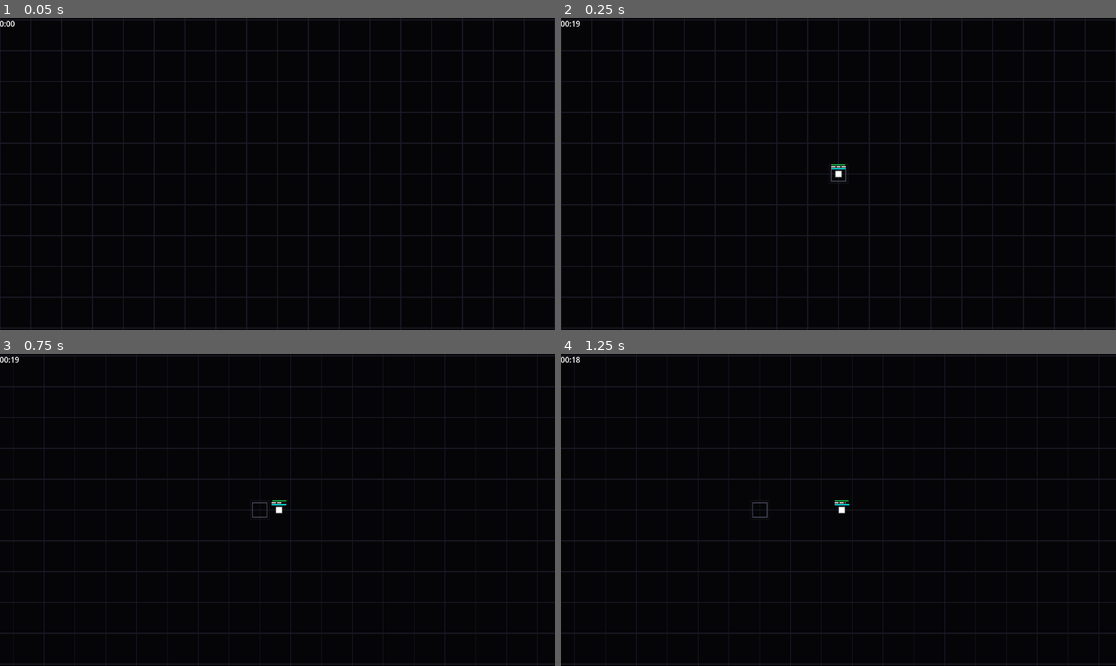
Above: before the commit, frames 1-4 (two rows, left to right).
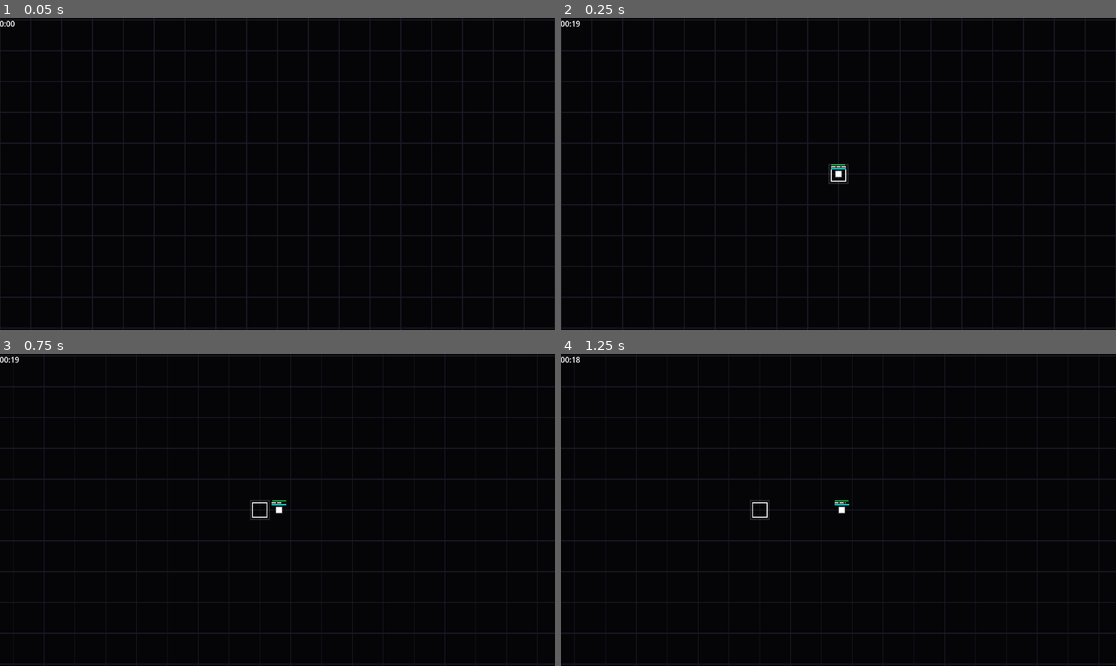
Above: after the commit, the same moments.

Repository: AnonymousXavier/ink-void
Game: Godot game, scene res://Scenes/world.tscn
The game is run twice, just before and just after one commit, with the same random seed, the same clock (stepped at 60 frames per second) and the same inputs. This scene is started directly instead of the project's main scene.
Inputs (mouse positions are in pixels of both pictures, inside the frame that each line leads up to):
- Up to frame 1 (0.05 s): no input
- Up to frame 2 (0.25 s): no input
- Up to frame 3 (0.75 s): tap Enter at 0.5 s; move the mouse to (399, 494) at 0.52 s; hold Right (right) from 0.53 s (still down); hold Space (parry) from 0.53 s (still down); tap Shift (dash) at 0.6 s; click (399, 494) at 0.67 s
- Up to frame 4 (1.25 s): keep holding Right (right); keep holding Space (parry)

Frame 1 is identical in both runs. In frame 2, less than 0.1% of the frame differs, in the area x 48-52%, y 46-54%; in frame 3, less than 0.1%; in frame 4, less than 0.1%, in the area x 34-38%, y 46-54%.

Commit message:
Rendering Redesign and Souls implementation

Diff:
--- a/AutoLoads/Cache.gd
+++ b/AutoLoads/Cache.gd
@@ -3,72 +3,39 @@
 var is_ready: bool
 
 # RENDERING DATA
-@onready var render_info: Dictionary[Enums.ENTITY_TYPES, RenderProfile]
 @onready var textures_dict: Dictionary[Enums.ENTITY_TYPES, ImageTexture]
-@onready var frozen_textures_dict: Dictionary[Enums.ENTITY_TYPES, ImageTexture]
+@onready var base_colors: Dictionary[Enums.ENTITY_TYPES, Color]
 
 const UPGRADE_CARD_SCENE = preload("uid://du424w1sbe728")
 
 func _ready() -> void:
-	render_info = {
-		# NORMAL ENEMY: Hollow, aggressive neon crimson.
-		Enums.ENTITY_TYPES.NORMAL_ENEMY: ImageGenerator.create_render_profile(
-			Enums.SHAPE_TYPES.CIRCLE, 6, Color("ff2244"), Constants.TILE_SIZE * 0.8, Constants.TILE_SIZE * 0.8, true
-		),
-
-		# THE MISSING ENEMIES
-		# TANK ENEMY: Wrap the 1.2 scale in int() to prevent canvas corruption!
-		Enums.ENTITY_TYPES.TANK_ENEMY: ImageGenerator.create_render_profile(
-			Enums.SHAPE_TYPES.SQUARE, 0, Color("ff8800"), int(Constants.TILE_SIZE * 1.2), int(Constants.TILE_SIZE * 1.2), false
-		),
-		# SNIPER ENEMY: Swapped to CIRCLE in case ImageGenerator can't draw Triangles!
-		Enums.ENTITY_TYPES.SNIPER_ENEMY: ImageGenerator.create_render_profile(
-			Enums.SHAPE_TYPES.CIRCLE, 4, Color("aa22ff"), int(Constants.TILE_SIZE * 0.6), int(Constants.TILE_SIZE * 0.6), true
-		),
-
-		# PROJECTILES
-		Enums.ENTITY_TYPES.BULLET: ImageGenerator.create_render_profile(
-			Enums.SHAPE_TYPES.CIRCLE, 0, Color.WHITE, Constants.TILE_SIZE * 0.15, Constants.TILE_SIZE * 0.15, false
-		),
-
-		# PLAYER
-		Enums.ENTITY_TYPES.PLAYER: ImageGenerator.create_render_profile(
-			Enums.SHAPE_TYPES.SQUARE, 0, Color.WHITE, Constants.TILE_SIZE * 0.4, Constants.TILE_SIZE * 0.4, false
-		),
-
-		# UI
-		Enums.ENTITY_TYPES.CELL_HOVER_OVERLAY: ImageGenerator.create_render_profile(
-			Enums.SHAPE_TYPES.SQUARE, 4, Color("444455"), Constants.TILE_SIZE, Constants.TILE_SIZE, true
-		)
+	# 1. Define the true default colors of your entities here so Factories can read them!
+	base_colors = {
+		Enums.ENTITY_TYPES.NORMAL_ENEMY: Color("ff2244"),
+		Enums.ENTITY_TYPES.TANK_ENEMY: Color("ff8800"),
+		Enums.ENTITY_TYPES.SNIPER_ENEMY: Color("aa22ff"),
+		Enums.ENTITY_TYPES.BULLET: Color("ff0033"),
+		Enums.ENTITY_TYPES.PLAYER: Color.WHITE,
+		Enums.ENTITY_TYPES.CELL_HOVER_OVERLAY: Color("444455")
 	}
 
-	# Bake the active textures
+	# 2. Bake everything in pure Color.WHITE (The Modulate property will do the heavy lifting later)
+	var render_info = {
+		Enums.ENTITY_TYPES.NORMAL_ENEMY: ImageGenerator.create_render_profile(Enums.SHAPE_TYPES.CIRCLE, 6, Color.WHITE, int(Constants.TILE_SIZE * 0.8), int(Constants.TILE_SIZE * 0.8), true),
+		Enums.ENTITY_TYPES.TANK_ENEMY: ImageGenerator.create_render_profile(Enums.SHAPE_TYPES.SQUARE, 0, Color.WHITE, int(Constants.TILE_SIZE * 1.2), int(Constants.TILE_SIZE * 1.2), false),
+		Enums.ENTITY_TYPES.SNIPER_ENEMY: ImageGenerator.create_render_profile(Enums.SHAPE_TYPES.CIRCLE, 4, Color.WHITE, int(Constants.TILE_SIZE * 0.6), int(Constants.TILE_SIZE * 0.6), true),
+		Enums.ENTITY_TYPES.BULLET: ImageGenerator.create_render_profile(Enums.SHAPE_TYPES.CIRCLE, 0, Color.WHITE, int(Constants.TILE_SIZE * 0.15), int(Constants.TILE_SIZE * 0.15), false),
+		Enums.ENTITY_TYPES.PLAYER: ImageGenerator.create_render_profile(Enums.SHAPE_TYPES.SQUARE, 0, Color.WHITE, int(Constants.TILE_SIZE * 0.4), int(Constants.TILE_SIZE * 0.4), false),
+		Enums.ENTITY_TYPES.CELL_HOVER_OVERLAY: ImageGenerator.create_render_profile(Enums.SHAPE_TYPES.SQUARE, 4, Color.WHITE, Constants.TILE_SIZE, Constants.TILE_SIZE, true)
+	}
+
 	textures_dict = {
 		Enums.ENTITY_TYPES.NORMAL_ENEMY: await ImageGenerator.generate_texture_for(render_info[Enums.ENTITY_TYPES.NORMAL_ENEMY]),
-		Enums.ENTITY_TYPES.TANK_ENEMY: await ImageGenerator.generate_texture_for(render_info[Enums.ENTITY_TYPES.TANK_ENEMY]), # Added!
-		Enums.ENTITY_TYPES.SNIPER_ENEMY: await ImageGenerator.generate_texture_for(render_info[Enums.ENTITY_TYPES.SNIPER_ENEMY]), # Added!
+		Enums.ENTITY_TYPES.TANK_ENEMY: await ImageGenerator.generate_texture_for(render_info[Enums.ENTITY_TYPES.TANK_ENEMY]),
+		Enums.ENTITY_TYPES.SNIPER_ENEMY: await ImageGenerator.generate_texture_for(render_info[Enums.ENTITY_TYPES.SNIPER_ENEMY]),
 		Enums.ENTITY_TYPES.BULLET: await ImageGenerator.generate_texture_for(render_info[Enums.ENTITY_TYPES.BULLET]),
 		Enums.ENTITY_TYPES.CELL_HOVER_OVERLAY: await ImageGenerator.generate_texture_for(render_info[Enums.ENTITY_TYPES.CELL_HOVER_OVERLAY]),
 		Enums.ENTITY_TYPES.PLAYER: await ImageGenerator.generate_texture_for(render_info[Enums.ENTITY_TYPES.PLAYER])
 	}
 
-	var frozen_info = {
-		# Flat, dead gray for frozen entities
-		Enums.ENTITY_TYPES.NORMAL_ENEMY: ImageGenerator.create_render_profile(Enums.SHAPE_TYPES.CIRCLE, 6, Color(0.3, 0.3, 0.3), int(Constants.TILE_SIZE * 0.8), int(Constants.TILE_SIZE * 0.8), true),
-
-		# Wrapped in int() and swapped Sniper to CIRCLE
-		Enums.ENTITY_TYPES.TANK_ENEMY: ImageGenerator.create_render_profile(Enums.SHAPE_TYPES.SQUARE, 0, Color(0.3, 0.3, 0.3), int(Constants.TILE_SIZE * 1.2), int(Constants.TILE_SIZE * 1.2), false),
-		Enums.ENTITY_TYPES.SNIPER_ENEMY: ImageGenerator.create_render_profile(Enums.SHAPE_TYPES.CIRCLE, 4, Color(0.3, 0.3, 0.3), int(Constants.TILE_SIZE * 0.6), int(Constants.TILE_SIZE * 0.6), true),
-
-		Enums.ENTITY_TYPES.BULLET: ImageGenerator.create_render_profile(Enums.SHAPE_TYPES.CIRCLE, 0, Color.WHITE, int(Constants.TILE_SIZE * 0.15), int(Constants.TILE_SIZE * 0.15), false)
-	}
-
-	# Bake the frozen textures
-	frozen_textures_dict = {
-		Enums.ENTITY_TYPES.NORMAL_ENEMY: await ImageGenerator.generate_texture_for(frozen_info[Enums.ENTITY_TYPES.NORMAL_ENEMY]),
-		Enums.ENTITY_TYPES.TANK_ENEMY: await ImageGenerator.generate_texture_for(frozen_info[Enums.ENTITY_TYPES.TANK_ENEMY]), # Added!
-		Enums.ENTITY_TYPES.SNIPER_ENEMY: await ImageGenerator.generate_texture_for(frozen_info[Enums.ENTITY_TYPES.SNIPER_ENEMY]), # Added!
-		Enums.ENTITY_TYPES.BULLET: await ImageGenerator.generate_texture_for(frozen_info[Enums.ENTITY_TYPES.BULLET])
-	}
-
 	is_ready = true
--- a/AutoLoads/Factories.gd
+++ b/AutoLoads/Factories.gd
@@ -89,7 +89,7 @@
 
 	# Fetch the textures instantly without utilizing 'await' hooks
 	render_data.texture = Cache.textures_dict[type]
-	render_data.frozen_texture = Cache.frozen_textures_dict[type]
+	render_data.modulate = Cache.base_colors[type]
 
 	# Setup weapon fire cooldown loops based on archetype configs
 	var fire_rate = profile["fire_rate"] if "fire_rate" in profile else 1.0
@@ -177,7 +177,6 @@
 
 	renderingData.texture = Cache.textures_dict[Enums.ENTITY_TYPES.BULLET]
 	renderingData.modulate = bullet_color
-	renderingData.frozen_texture = Cache.frozen_textures_dict[Enums.ENTITY_TYPES.BULLET]
 
 	# Delete them
 	entity_manager.inactive_bullet_transform_components.erase(bullet_id)
--- a/Resources/RenderData.gd
+++ b/Resources/RenderData.gd
@@ -2,10 +2,8 @@
 class_name RenderingData
 
 var highted_texture: Texture2D
-
 var is_parry_highlighted: bool = false
 
 @export var texture: Texture2D
 @export var modulate: Color = Color.WHITE
-@export var frozen_texture: Texture2D
 @export var rendering_scale: Vector2 = Vector2.ONE
--- a/Systems/death_system.gd
+++ b/Systems/death_system.gd
@@ -17,15 +17,21 @@
 			if id in entity_manager.is_an_enemy:
 				var gold_data = entity_manager.gold_value_components.get(id)
 				if gold_data:
-					MetaEconomy.gold += gold_data.value
+					SceneInstances.entity_manager.bank_data.souls += gold_data.gold
 
 			# ==========================================
 			# 2. SPAWN BLOOD SPLATTER
 			# ==========================================
-			# Fetch the position BEFORE it gets deleted
+			# Fetch the position and render data BEFORE it gets deleted
 			var transform_data = entity_manager.transform_components.get(id)
+			var render_data = entity_manager.render_components.get(id)
+
 			if transform_data and SceneInstances.splatter_canvas:
-				SceneInstances.splatter_canvas.stamp(transform_data.position)
+				# If for some reason they lack a color, default to brutalist gray
+				var splatter_color = render_data.modulate if render_data else Color(0.5, 0.5, 0.5)
+
+				# Pass the color into our newly upgraded stamp function!
+				SceneInstances.splatter_canvas.stamp(transform_data.position, splatter_color)
 
 	# Run the cleanup sequence immediately after checking all events for this frame
 	if enemies_to_delete.size() > 0:
--- a/Systems/rendering_system.gd
+++ b/Systems/rendering_system.gd
@@ -39,21 +39,27 @@
 
 	for entity_id in entities_to_draw:
 		if entity_id not in SceneInstances.entity_manager.transform_components: continue
+
 		var render_data = SceneInstances.entity_manager.render_components[entity_id]
 		var transform_data = SceneInstances.entity_manager.transform_components[entity_id]
-		var core_color = render_data.modulate
 		var active_texture = render_data.texture
 
-		# If time is frozen, and this ISN'T the player...
+		if active_texture == null: continue
+
+		# ==========================================
+		# THE COLOR OVERRIDE PIPELINE
+		# ==========================================
+		var active_color = render_data.modulate # 1. Start with the entity's true color
+
+		# 2. Time Freeze Overrides Everything (Except Player)
 		if is_frozen and entity_id != player_id:
-			if render_data.frozen_texture:
-				active_texture = render_data.frozen_texture # Turn it dead gray!
-
-		if active_texture == null:
-			print("SYSTEM WARNING: Entity ID ", entity_id, " has no texture! Skipping render.", "Main Texture: ", render_data.texture)
-			continue
-
-		# Now draw using the active_texture (with the Double-Draw center math from before!)
+			active_color = Color(0.3, 0.3, 0.3, 1.0) # Dead, brutalist gray
+
+		# 3. Damage Flash takes ultimate priority over everything
+		if SceneInstances.entity_manager.flash_components.has(entity_id):
+			active_color = Color(8.0, 8.0, 8.0, 1.0) # Overblown pure white
+		# ==========================================
+
 		var distance_from_cam = (transform_data.position - camera_pos) * zoom
 		var final_screen_pos = screen_center + distance_from_cam
 		var offset = -active_texture.get_size() / 2.0
@@ -61,16 +67,13 @@
 
 		# Halo
 		draw_set_transform(final_screen_pos, transform_data.rotation, core_scale * 1.3)
-		draw_texture(active_texture, offset, Color(1.0, 1.0, 1.0, 0.15))
-
-		# Flash
-		# If the entity is currently screaming in pain, overdrive the glow
-		if SceneInstances.entity_manager.flash_components.has(entity_id):
-			core_color = Color(8.0, 8.0, 8.0, 1.0) # Overblown pure white
+		var halo_color = active_color
+		halo_color.a = 0.15 # Inherit the active color, but make it transparent
+		draw_texture(active_texture, offset, halo_color)
 
 		# Core
 		draw_set_transform(final_screen_pos, transform_data.rotation, core_scale)
-		draw_texture(active_texture, offset, core_color)
+		draw_texture(active_texture, offset, active_color)
 
 	draw_set_transform(Vector2.ZERO, 0.0, Vector2.ONE) # Reset the transforms for shockwaves
 
--- a/Systems/splatter_canvas.gd
+++ b/Systems/splatter_canvas.gd
@@ -19,8 +19,10 @@
 func _process(_delta: float) -> void:
 	call_deferred("queue_redraw")
 
-func stamp(world_pos: Vector2) -> void:
-	var base_texture = Cache.frozen_textures_dict[Enums.ENTITY_TYPES.BULLET]
+# We added 'base_color' so we know what color the enemy was!
+func stamp(world_pos: Vector2, base_color: Color) -> void:
+	# Use the main white texture dictionary now!
+	var base_texture = Cache.textures_dict[Enums.ENTITY_TYPES.BULLET]
 	var base_size = base_texture.get_size()
 
 	# Generate 3 to 5 droplets per death
@@ -44,8 +46,9 @@
 		var random_rot = randf_range(0, TAU)
 		var t = Transform2D(random_rot, final_scale, 0, world_pos + scatter)
 
-		var red_tint = randf_range(0.4, 0.8)
-		var drop_color = Color(red_tint, 0.05, 0.05, randf_range(0.8, 1.0))
+		# 4. Color: Multiply the enemy's base color by a darkening factor so it looks like a stained floor!
+		var darken_factor = randf_range(0.4, 0.7)
+		var drop_color = Color(base_color.r * darken_factor, base_color.g * darken_factor, base_color.b * darken_factor, randf_range(0.8, 1.0))
 
 		# 5. Apply to GPU memory
 		graveyard_multimesh.set_instance_transform_2d(blood_count, t)
@@ -60,7 +63,8 @@
 	var camera_pos = SceneInstances.camera.position
 	var zoom = SceneInstances.camera.zoom
 
-	var blood_tex = Cache.frozen_textures_dict[Enums.ENTITY_TYPES.BULLET]
+	# Use the main white texture dictionary here too!
+	var blood_tex = Cache.textures_dict[Enums.ENTITY_TYPES.BULLET]
 
 	var cam_offset = screen_center - (camera_pos * zoom)
 	draw_set_transform(cam_offset, 0.0, Vector2(zoom, zoom))
